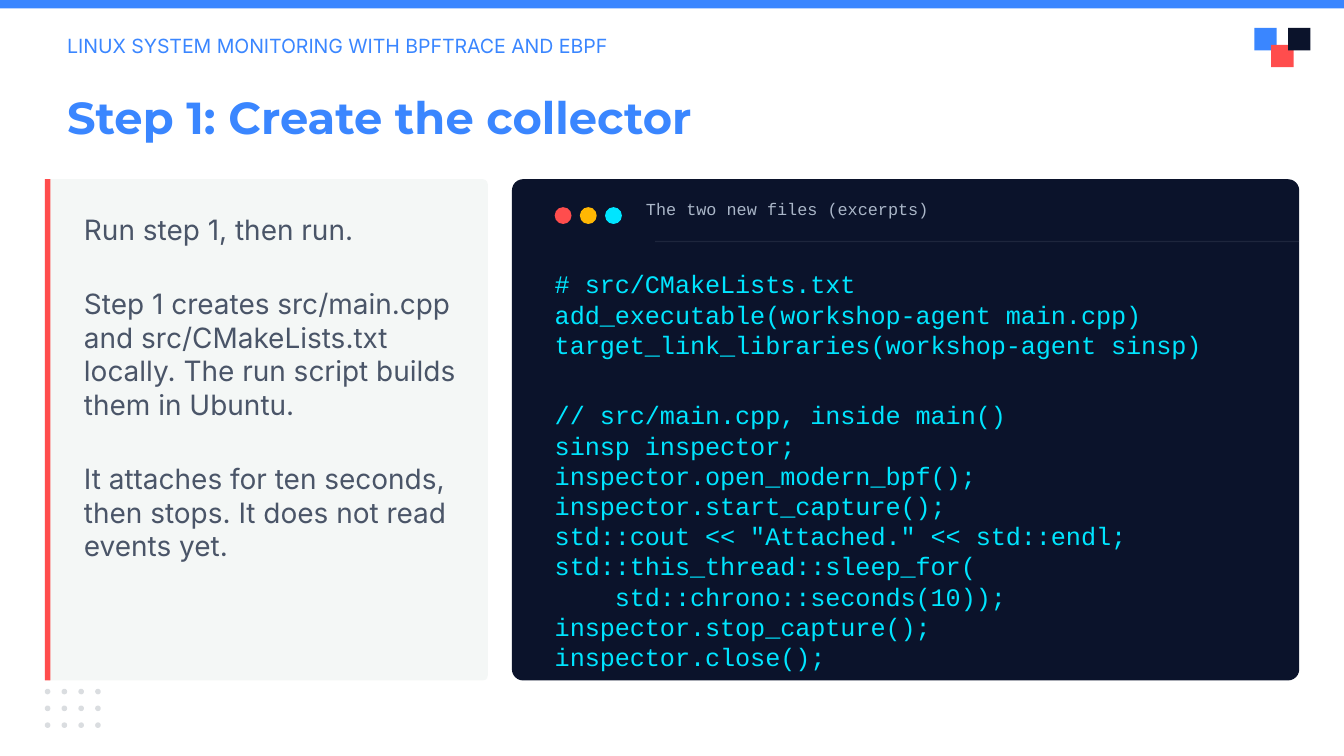
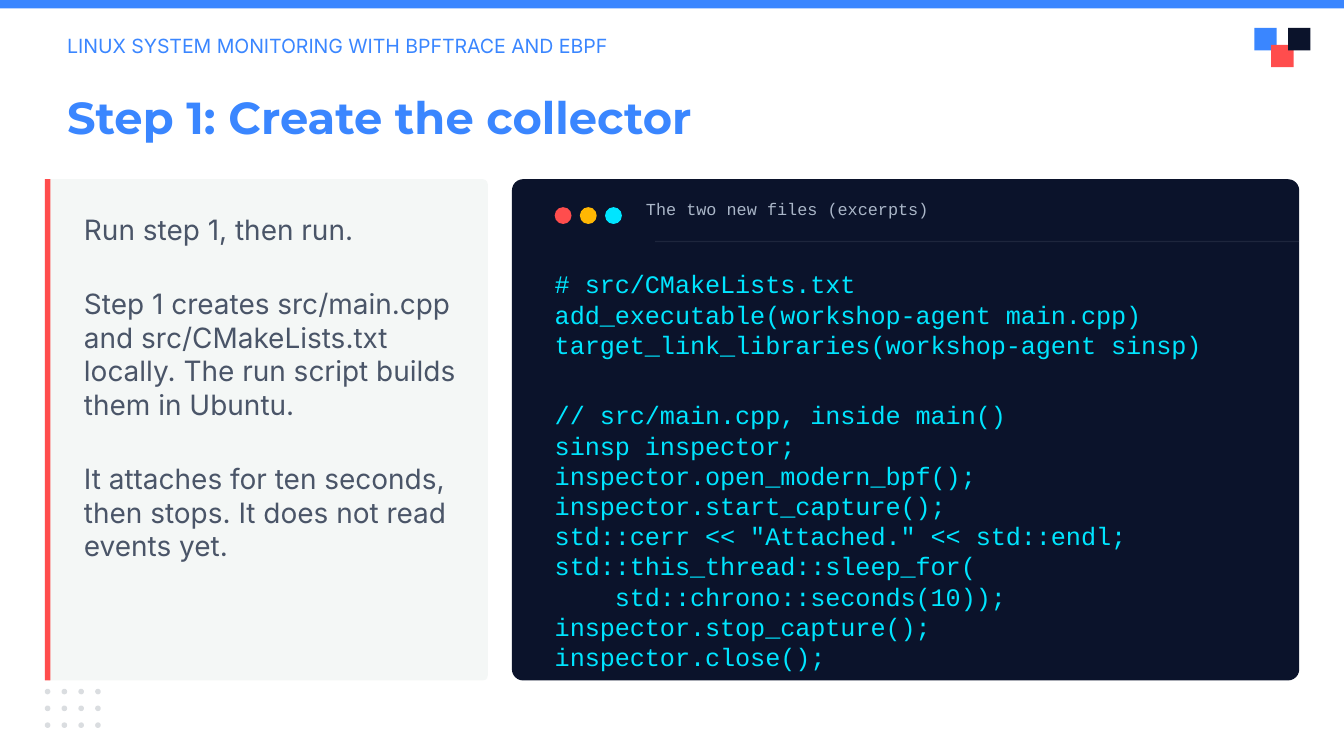
Before and after one commit to julianshalaby-perj/falco-libs-workshop, a slide deck: slide 8 of presentation/falco-libs-intro.pptx. Drawn at 1344x756 pixels with LibreOffice and Linux fonts; fonts in the diff are those of the drawing; background and template pictures are left out. Boxes give left, top, right and bottom in pixels: in the first picture for what was removed or moved away, otherwise in the second. Text is boxed around its words. In the diff, an @@ line names an element or a change of style, - is before the commit and + after.

```diff
--- a/presentation/falco-libs-intro.pptx
+++ b/presentation/falco-libs-intro.pptx
@@ text at (x1=555, y1=527, x2=1126, y2=550): text changed @@
-std::cout << "Attached." << std::endl;
+std::cerr << "Attached." << std::endl;
```
Also in this commit, not shown: 6 other slides changed.
